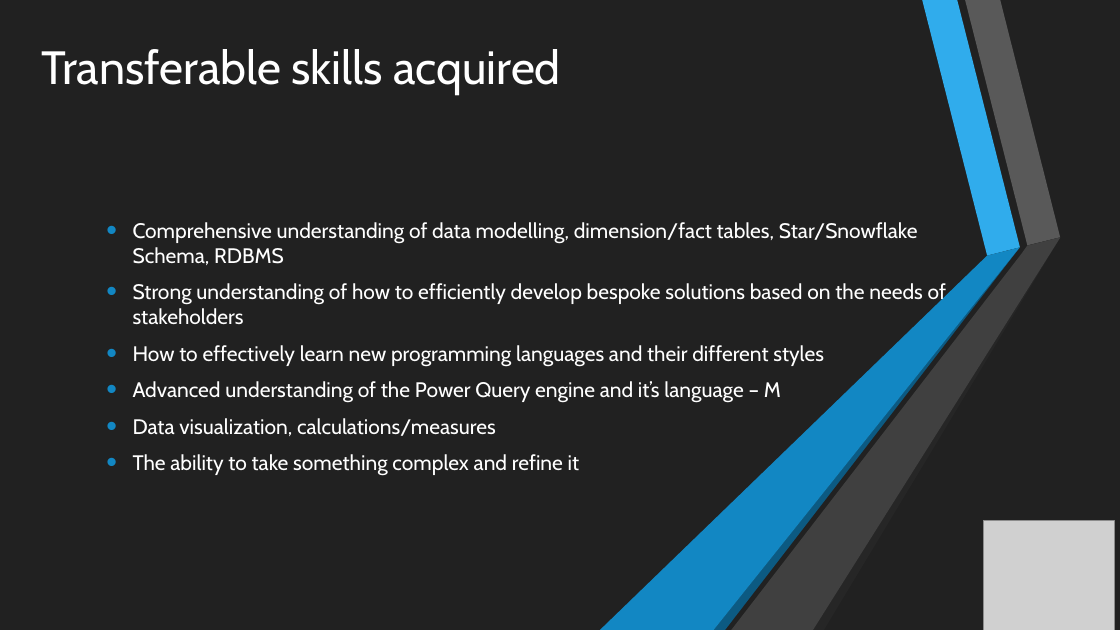
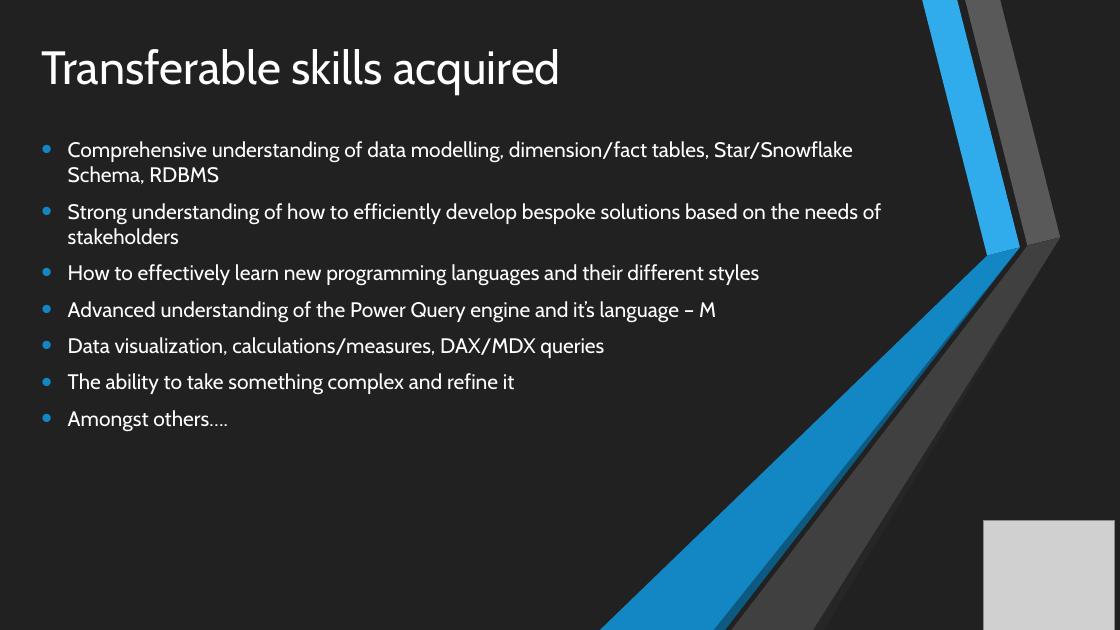
Before and after one commit to Alkrad94/JLR, a slide deck: slide 4 of JLR Interview Presentation.pptx. Drawn at 1120x630 pixels with LibreOffice and Linux fonts; fonts in the diff are those of the drawing; grey boxes stand for pictures. Boxes give left, top, right and bottom in pixels: in the first picture for what was removed or moved away, otherwise in the second. Text is boxed around its words. In the diff, an @@ line names an element or a change of style, - is before the commit and + after.

```diff
--- a/JLR Interview Presentation.pptx
+++ b/JLR Interview Presentation.pptx
@@ text "Comprehensive understanding of data modelling, ...": place and size @@
-text "Comprehensive understanding of data modelling, ..." at (133, 222, 946, 476)
+text "Comprehensive understanding of data modelling, ..." at (68, 141, 881, 432)
@@ text at (68, 337, 604, 358): text changed @@
-• Data visualization, calculations/measures
+• Data visualization, calculations/measures, DAX/MDX queries
@@ text at (68, 410, 228, 432): paragraph added @@
+• Amongst others….
```
Also in this commit, not shown: 3 other slides changed, 1 slide removed, 1 other file.
